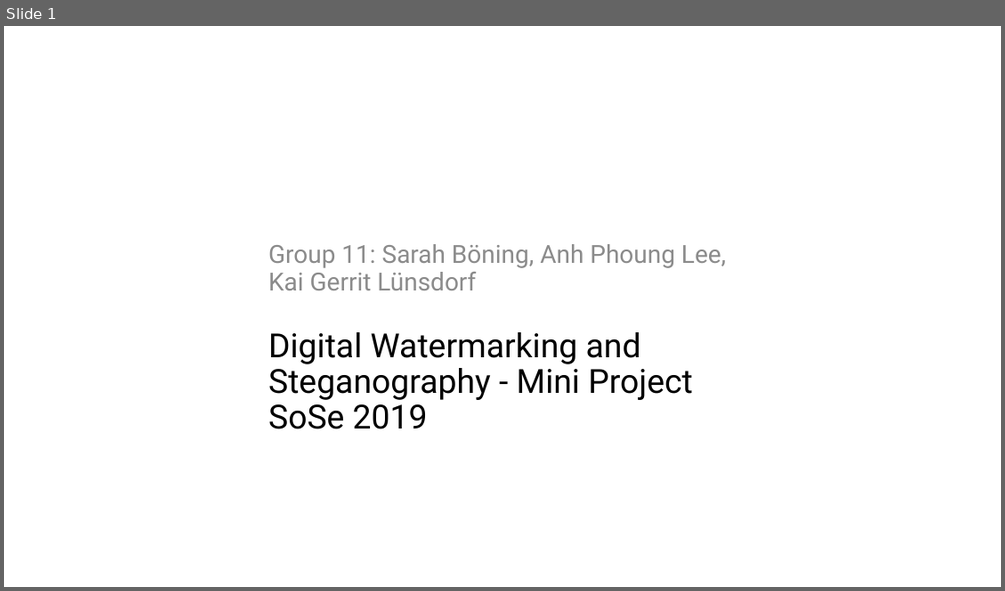
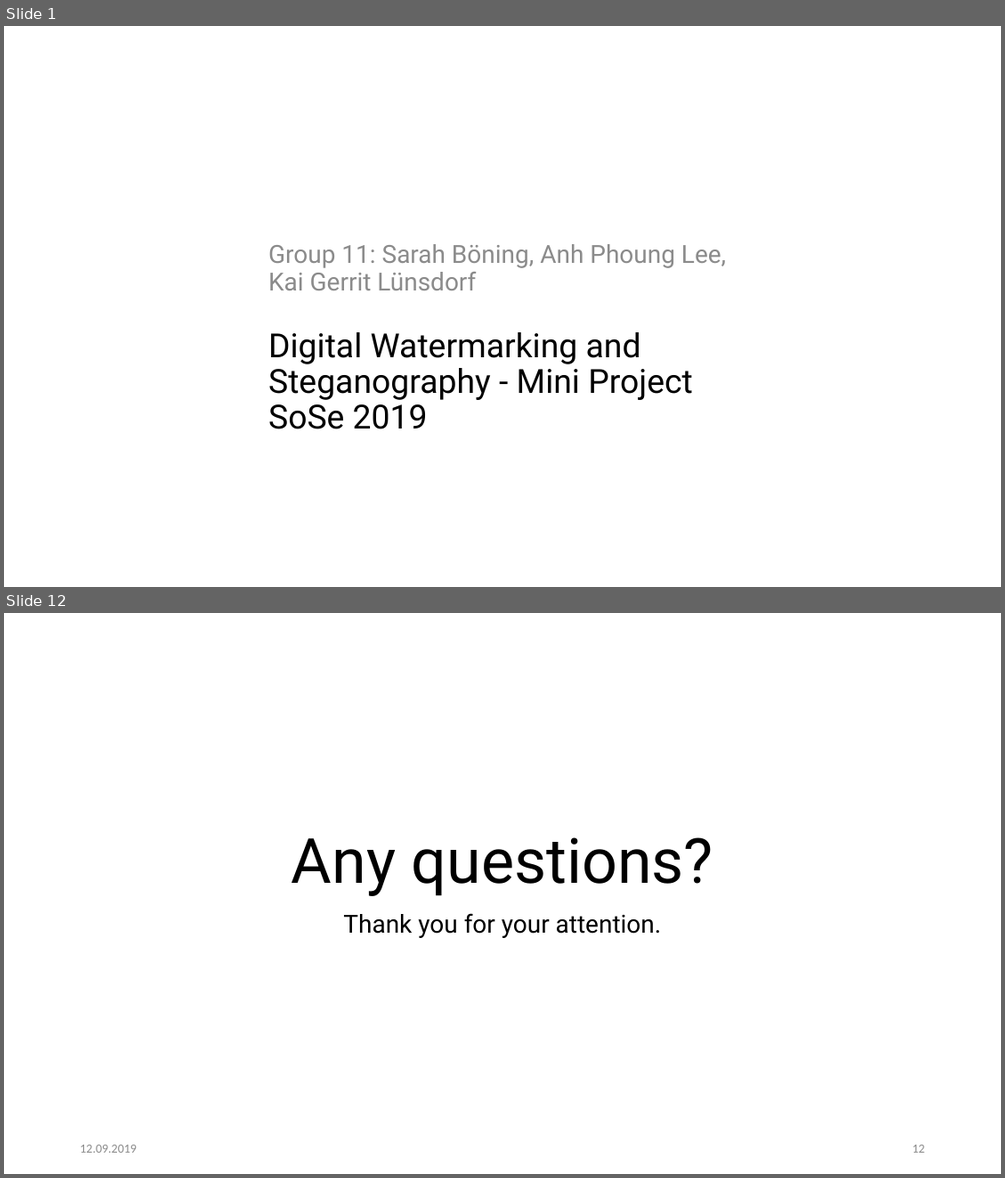
Before and after one commit to SarahBoening/Watermarking-Project, a slide deck: presentation/Presentation Group11.pptx. Shown one above the other, each under a label of ours: slide 1 before the commit, slides 1 and 12 after it; the slides between them are not shown. The pictures are 1005x591 and 1005x1178 pixels, drawn with LibreOffice and Linux fonts; fonts in the diff are those of the drawing; background and template pictures are left out. Boxes give left, top, right and bottom in pixels: in the first picture for what was removed or moved away, otherwise in the second. Text is boxed around its words. In the diff, an @@ line names an element or a change of style, - is before the commit and + after.

```diff
--- a/presentation/Presentation Group11.pptx
+++ b/presentation/Presentation Group11.pptx
@@ slide 12 added at <box>4,613,1001,1174</box>, background #FFFFFF @@
@@ title added at <box>291,837,713,896</box>, 60 pt, text #000000 @@
+Any questions?
@@ subtitle added at <box>343,913,662,938</box>, 24 pt, text #000000 @@
+Thank you for your attention.
@@ text added at <box>80,1144,137,1152</box>, 12 pt, text #8C8C8C @@
+12.09.2019
@@ page number added at <box>912,1144,924,1152</box>, 12 pt, text #8C8C8C @@
+12
```
Also in this commit, not shown: 6 slides changed, 5 other slides added, 7 other files.
